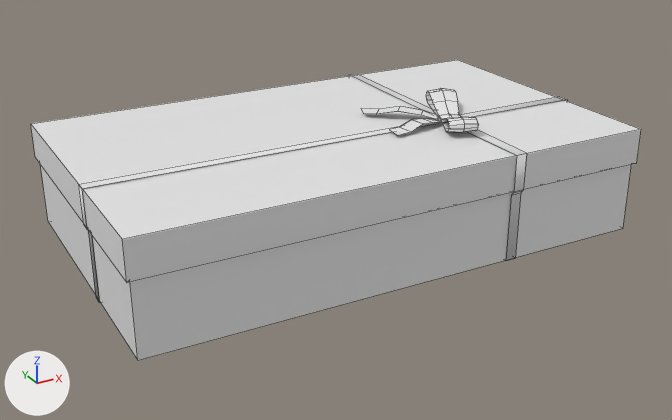
One commit to the FBX model stpr/Assets/etc/Presents/Models/present_07.fbx: the scene before it, then after it.
One viewpoint serves both versions: a 50 mm lens placed at (-1.979, -2.916, 1.541), pointed at (-0.386, -0.02, 0.093). The lights are fixed; the arrows at lower left show +X, +Y and +Z. Mesh edges are drawn as thin lines. Where no turn or scale is listed for an object, it has been applied to the vertices.

The first picture shows 'present 07'.
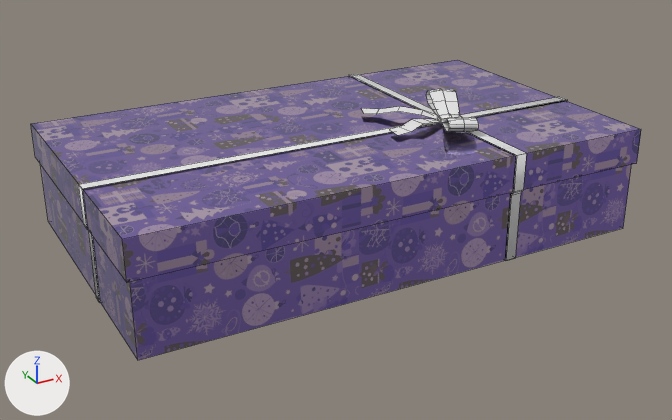
Where the newer file only moved an object's origin or applied its transform, the numbers keep the older frame.

The change, as JSON lines over the scene's bpy script:
```json
{"op": "add", "block": "img_presentblue_png", "code": ["img_presentblue_png = load_image('presentblue.png', '../Materials/Textures/present_yama/presentblue.png', 1024, 1024, 'sRGB')"]}
{"op": "remove", "block": "mat_present_07", "code": "mat_present_07.base_color = (0.8, 0.8, 0.8)  # white #e7e7e7"}
{"op": "add", "block": "mat_present_07", "code": "mat_present_07.texture = img_presentblue_png"}
{"op": "set", "path": "mat_present_07.metallic", "old": "0.0", "new": "1.0"}
{"op": "set", "path": "mat_present_07.roughness", "old": "0.553", "new": "0.0"}
{"op": "add", "block": "mat_ribonn", "code": ["mat_ribonn = principled_material('ribonn')", "mat_ribonn.base_color = (0.8, 0.8, 0.8)  # white #e7e7e7"]}
{"block": "me_cube", "where": "# used by ob_present_07; location = (0.0, 0.0, 0.0)"}
{"op": "remove", "block": "me_cube", "code": "me_cube.from_pydata(...)  # 228 vertices, 199 faces; spans x -1.37..0.64, y -0.55..0.63, z 0.0..0.48"}
{"op": "add", "block": "me_cube", "code": "me_cube.from_pydata(...)  # 147 vertices, 86 faces; spans x -1.37..0.64, y -0.55..0.63, z 0.0..0.48"}
{"block": "me_cube", "change": "me_cube part 1"}
{"block": "me_cube", "change": "81 vertices are removed from x -0.23..0.2, y -0.33..0.14, z 0.41..0.48"}
{"block": "me_cube", "change": "129 faces are deleted"}
{"block": "me_cube", "change": "17 new faces join them, mat_ribonn (white #e7e7e7)"}
{"block": "me_cube", "change": "me_cube part 2: 69 kept faces spanning x -1.37..0.64, y -0.55..0.63, z 0.0..0.48 get new texture (UV) coordinates"}
{"op": "add", "block": "me_cube", "code": "me_cube.materials.append(mat_ribonn)  # white #e7e7e7"}
```

Boxes (x1, y1, x2, y2) around the edits, measured in the pictures (672 x 420 px):
```json
{"object": "present 07", "change": "surface changed, reshaped", "before": [31, 60, 641, 360], "after": [31, 60, 641, 360], "on screen": "white to purple"}
{"part": 1, "of": "me_cube", "change": "cut back", "before": [382, 89, 477, 135], "after": [427, 89, 477, 128]}
{"part": 2, "of": "me_cube", "change": "surface changed", "before": [31, 60, 641, 360], "after": [31, 60, 641, 360], "on screen": "white to purple"}
```
